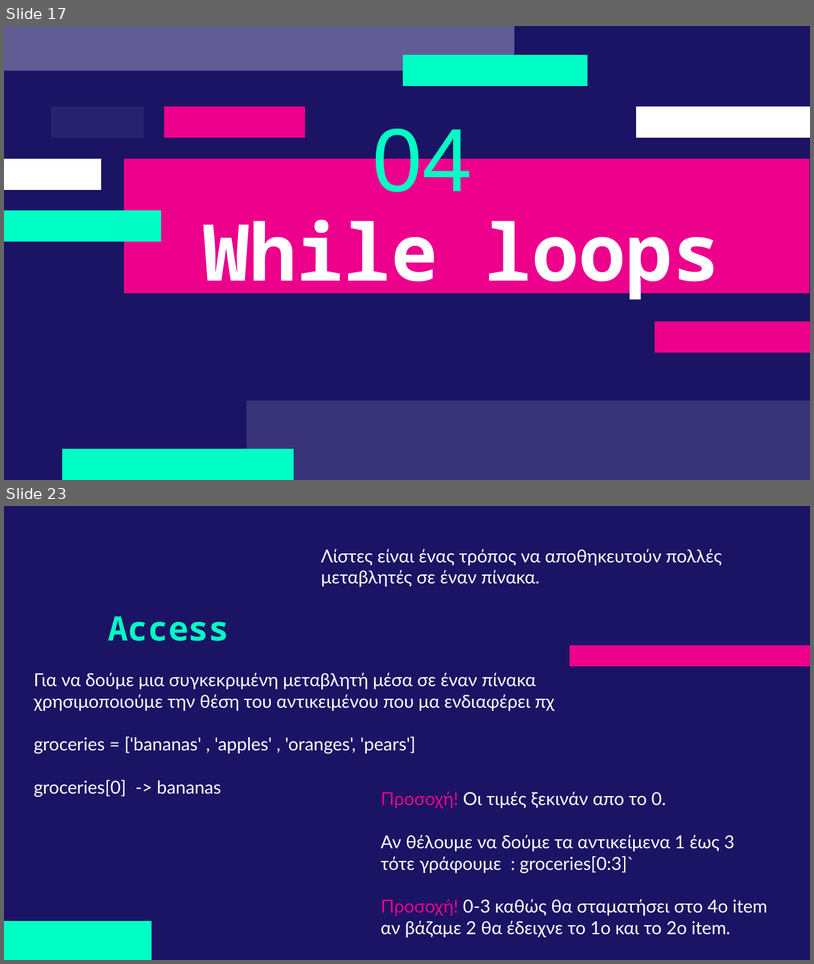
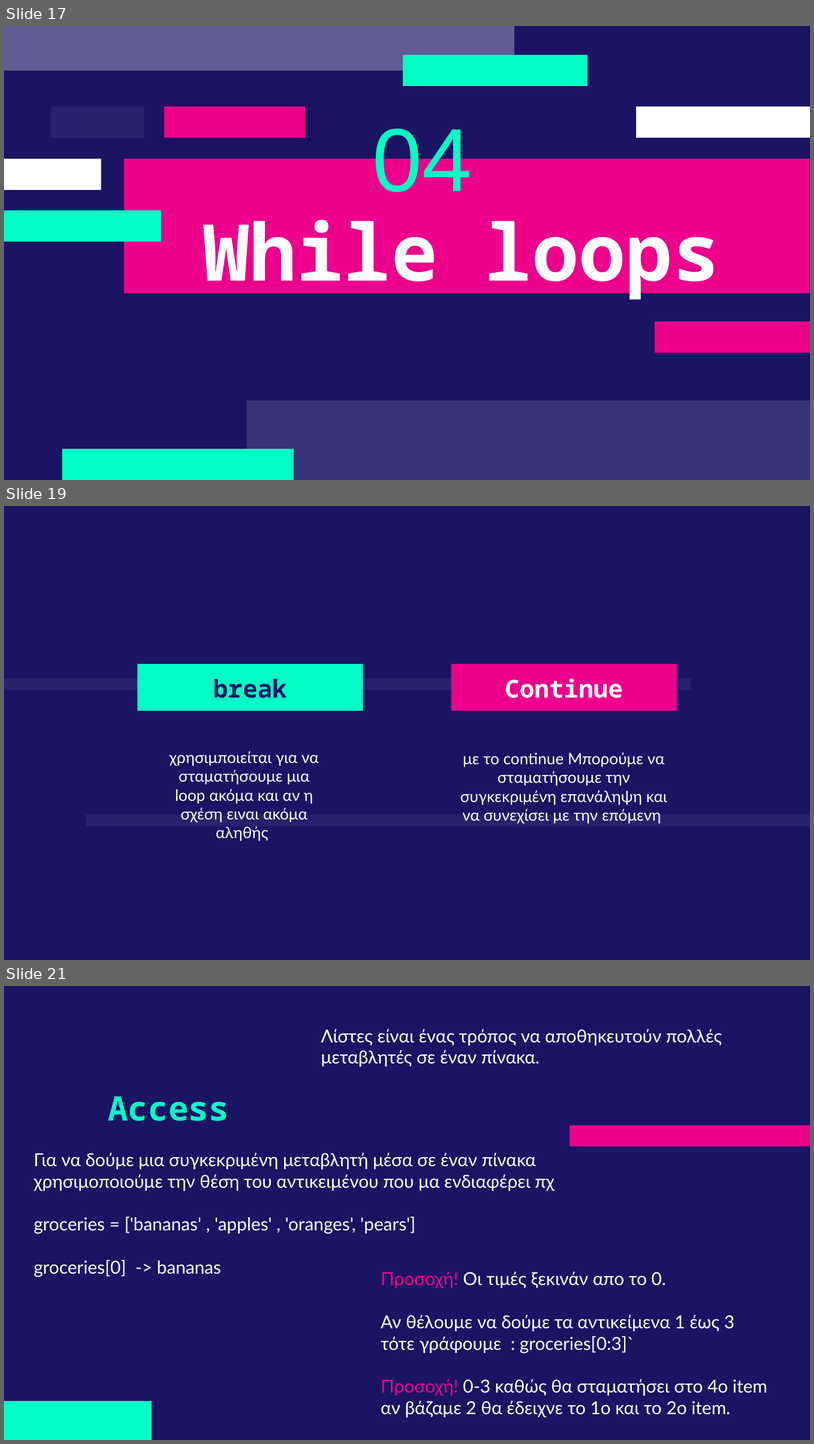
Before and after one commit to deepblue597/python_tutorial, a slide deck: lesson 2/Lesson 2 Python.pptx. Shown one above the other, each under a label of ours: slides 17 and 23 before the commit, slides 17, 19 and 21 after it; the slides between them are not shown. The pictures are 814x964 and 814x1444 pixels, drawn with LibreOffice and Linux fonts; fonts in the diff are those of the drawing. Boxes give left, top, right and bottom in pixels: in the first picture for what was removed or moved away, otherwise in the second. Text is boxed around its words. In the diff, an @@ line names an element or a change of style, - is before the commit and + after.

```diff
--- a/lesson 2/Lesson 2 Python.pptx
+++ b/lesson 2/Lesson 2 Python.pptx
@@ slide 19 added at (x1=4, y1=506, x2=810, y2=960), background #1B1464 @@
@@ title added at (x1=137, y1=664, x2=363, y2=711), fill #00FFC5, 22 pt, text #1B1464, bold @@
+break
@@ title added at (x1=452, y1=664, x2=677, y2=711), fill #EC008C, 22 pt, text #FFFFFF, bold @@
+Continue
@@ freeform shape added at (x1=4, y1=679, x2=691, y2=690), fill #FFFFFF at 6% opacity @@
@@ subtitle added at (x1=170, y1=751, x2=319, y2=841), 14 pt, text #FFFFFF @@
+χρησιμποιείται για να σταματήσουμε μια loop ακόμα και αν η σχέση ειναι ακόμα αληθής
@@ subtitle added at (x1=461, y1=752, x2=668, y2=823), 14 pt, text #FFFFFF @@
+με το continue Μπορούμε να σταματήσουμε την συγκεκριμένη επανάληψη και να συνεχίσει με την επόμενη
@@ freeform shape added at (x1=86, y1=814, x2=810, y2=825), fill #FFFFFF at 6% opacity @@
@@ what was slide 23 is now slide 21 @@
```
Also in this commit, not shown: 1 slide changed, 1 other slide added, 4 slides removed, 2 other files.
